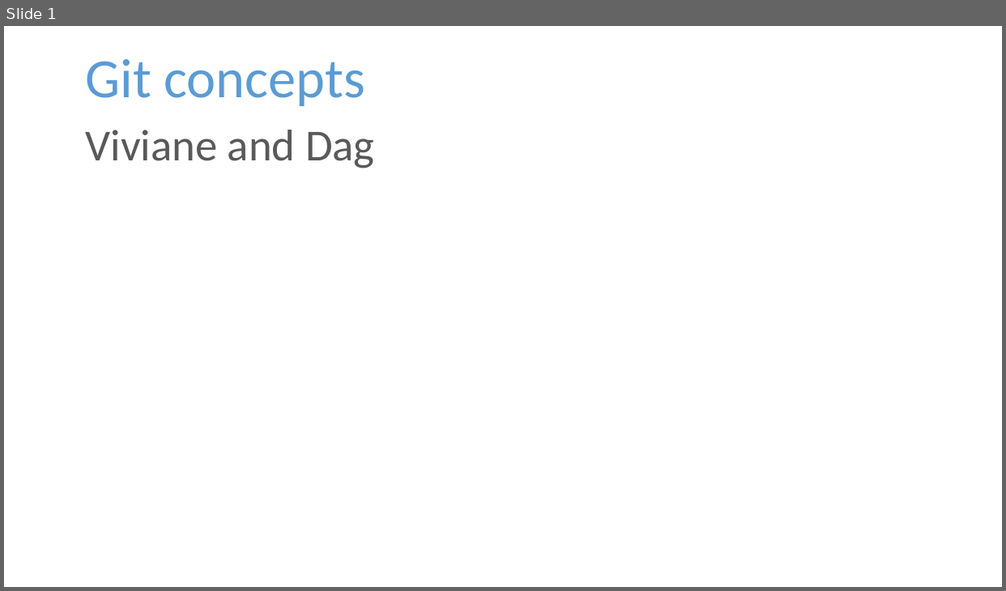
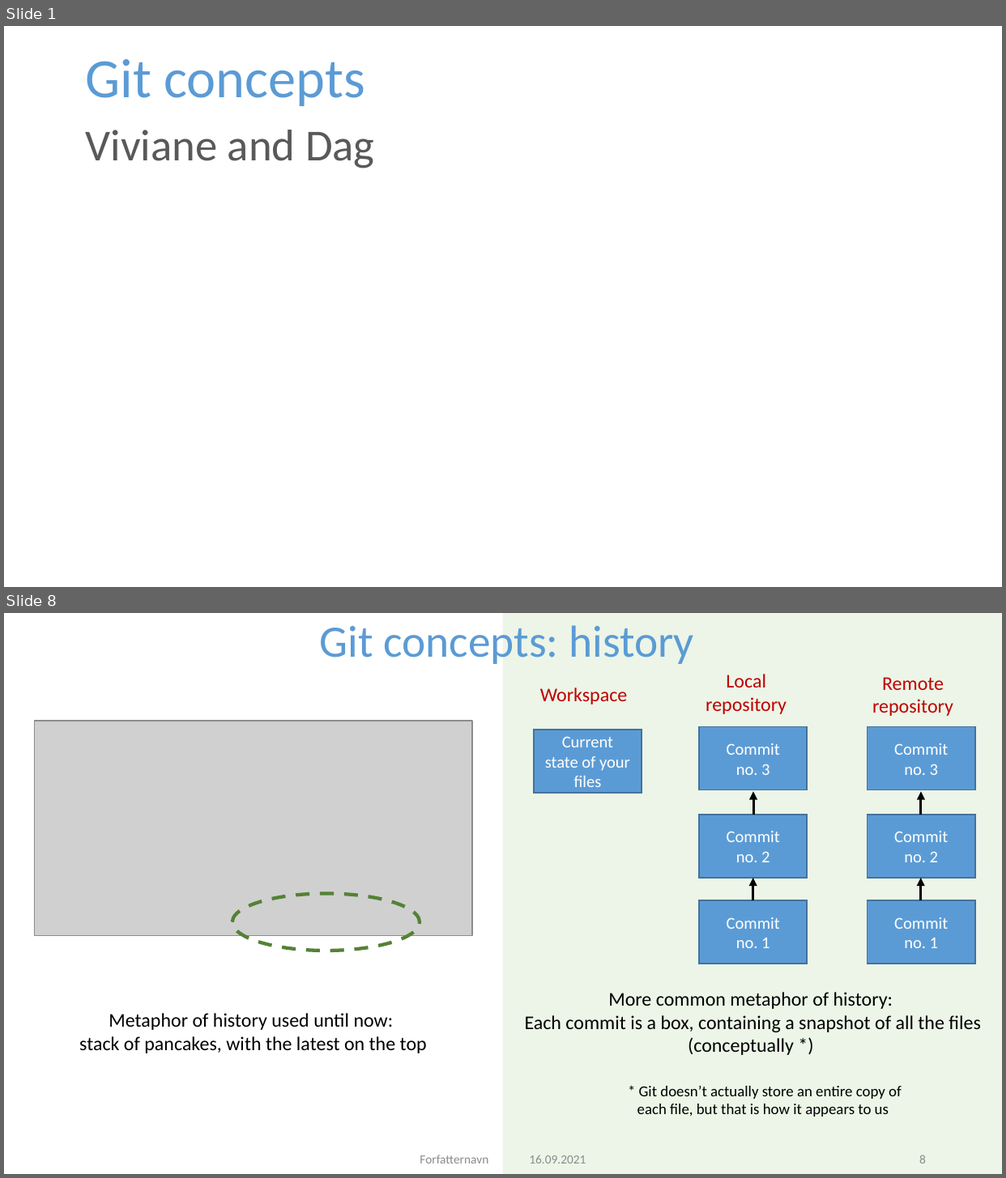
Before and after one commit to NIVANorge/R-Resources, a slide deck: Git concepts.pptx. Shown one above the other, each under a label of ours: slide 1 before the commit, slides 1 and 8 after it; the slides between them are not shown. The pictures are 1006x591 and 1006x1178 pixels, drawn with LibreOffice and Linux fonts; fonts in the diff are those of the drawing; grey boxes stand for pictures; background and template pictures are left out. Boxes give left, top, right and bottom in pixels: in the first picture for what was removed or moved away, otherwise in the second. Text is boxed around its words. In the diff, an @@ line names an element or a change of style, - is before the commit and + after.

Commit message:
Added pages to Github concepts powerpoint

```diff
--- a/Git concepts.pptx
+++ b/Git concepts.pptx
@@ slide 8 added at <box>4,613,1002,1174</box>, background #FFFFFF @@
@@ title added at <box>320,625,694,664</box>, 32.4 pt, text #5B9BD5 @@
+Git concepts: history
@@ rectangle added at <box>503,613,1002,1174</box>, fill #ECF5E7 @@
@@ text added at <box>705,674,786,714</box>, 14 pt, text #C00000 @@
+Local repository
@@ text added at <box>872,677,953,716</box>, 14 pt, text #C00000 @@
+Remote repository
@@ text added at <box>540,688,628,705</box>, 14 pt, text #C00000 @@
+Workspace
@@ picture added at <box>34,721,472,936</box> @@
@@ rectangle added at <box>534,730,641,793</box>, fill #5B9BD5, outline #43739E 1 pt, 12 pt, text #FFFFFF @@
+Current state of your
+files
@@ rectangle added at <box>700,726,808,790</box>, fill #5B9BD5, outline #43739E 1 pt, 12 pt, text #FFFFFF @@
+Commit
+no. 3
@@ rectangle added at <box>867,726,975,790</box>, fill #5B9BD5, outline #43739E 1 pt, 12 pt, text #FFFFFF @@
+Commit
+no. 3
@@ arrow added from (753, 815) to (753, 792), #000000 1.75 pt @@
@@ arrow added from (921, 815) to (921, 792), #000000 1.75 pt @@
@@ rectangle added at <box>700,815,808,877</box>, fill #5B9BD5, outline #43739E 1 pt, 12 pt, text #FFFFFF @@
+Commit
+no. 2
@@ rectangle added at <box>867,815,975,877</box>, fill #5B9BD5, outline #43739E 1 pt, 12 pt, text #FFFFFF @@
+Commit
+no. 2
@@ arrow added from (753, 901) to (753, 877), #000000 1.75 pt @@
@@ arrow added from (921, 901) to (921, 877), #000000 1.75 pt @@
@@ ellipse added at <box>232,893,420,950</box>, outline #548235 2.5 pt dashed @@
@@ rectangle added at <box>700,901,808,963</box>, fill #5B9BD5, outline #43739E 1 pt, 12 pt, text #FFFFFF @@
+Commit
+no. 1
@@ rectangle added at <box>867,901,975,963</box>, fill #5B9BD5, outline #43739E 1 pt, 12 pt, text #FFFFFF @@
+Commit
+no. 1
@@ text added at <box>525,992,980,1055</box>, 14 pt, text #000000 @@
+More common metaphor of history:
+Each commit is a box, containing a snapshot of all the files (conceptually *)
@@ text added at <box>79,1013,427,1054</box>, 14 pt, text #000000 @@
+Metaphor of history used until now:
+stack of pancakes, with the latest on the top
@@ text added at <box>637,1086,901,1117</box>, 11 pt, text #000000 @@
+* Git doesn’t actually store an entire copy of each file, but that is how it appears to us
@@ text added at <box>420,1155,488,1164</box>, 9 pt, text #8C8C8C @@
+Forfatternavn
@@ text added at <box>529,1155,586,1164</box>, 9 pt, text #8C8C8C @@
+16.09.2021
@@ page number added at <box>919,1155,926,1164</box>, 9 pt, text #8C8C8C @@
+8
```
Also in this commit, not shown: 17 slides changed, 5 other slides added.
